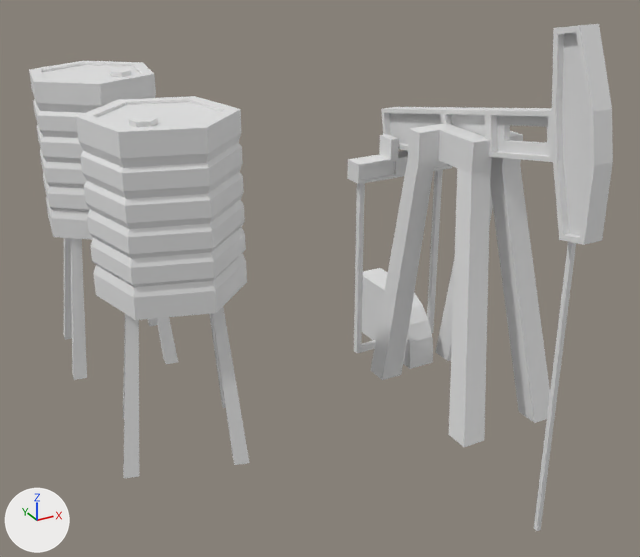
Renders of the Blender file Assets/Resources/Models/Towers/oil_tower.blend from each side of a commit.
Both versions are drawn from a camera (50 mm lens) standing at (-1.125, -1.393, 1.058) and looking at (-0.278, 0.147, 0.288). Lighting does not change. The marker at lower left points along +X, +Y and +Z. The older version comes first.
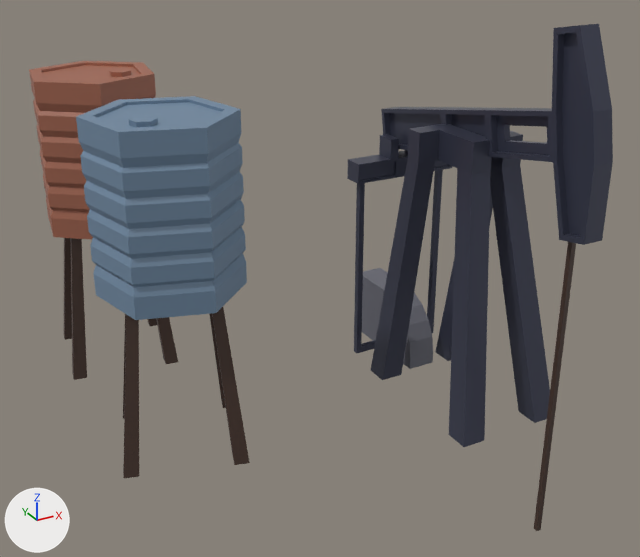
Commit message: finished oil tower

What differs and where, as boxes (x1, y1, x2, y2) in the pictures (640 x 557 px):
'Plane', recoloured (darker): (371, 124, 550, 447) in both
'Cube.001', recoloured (darker): (381, 24, 613, 245) in both
'Cube.002', recoloured (darker): (347, 134, 452, 353) in both
'Cube.003', recoloured (white to grey): (362, 268, 433, 369) in both
'Cube.004', recoloured (white to brown): (534, 242, 576, 531) in both
part 1 of me_cube, recoloured (darker): (64, 238, 178, 380) in both
part 2 of me_cube, recoloured (white to brown): (29, 61, 156, 240) in both
part 3 of me_cube_009, recoloured (white to brown): (123, 307, 250, 478) in both
part 4 of me_cube_009, recoloured (white to blue): (76, 96, 247, 320) in both

Diff of the bpy script that builds the scene:
```diff
--- a/Assets/Resources/Models/Towers/oil_tower.blend.py
+++ b/Assets/Resources/Models/Towers/oil_tower.blend.py
@@ mat_material_005 @@
+mat_material_005 = principled_material('Material.005')
+mat_material_005.base_color = (0.162, 0.25, 0.358)  # blue #7089a1
@@ mat_material_003 @@
+mat_material_003 = principled_material('Material.003')
+mat_material_003.base_color = (0.063, 0.0335, 0.0237)  # brown #47332b
@@ mat_material_002 @@
+mat_material_002 = principled_material('Material.002')
+mat_material_002.base_color = (0.147, 0.149, 0.181)  # grey #6b6c76
+mat_material_002.roughness = 0.722
@@ mat_material_001 @@
+mat_material_001 = principled_material('Material.001')
+mat_material_001.base_color = (0.0657, 0.0711, 0.111)  # greyish blue #484b5e
+mat_material_001.metallic = 0.437
+mat_material_001.roughness = 0.325
@@ mat_material_004 @@
+mat_material_004 = principled_material('Material.004')
+mat_material_004.base_color = (0.358, 0.128, 0.0774)  # brown #a1644f
@@ me_cube @@
 me_cube.from_pydata(...)  # 158 vertices, 146 faces; spans x -0.89..0.89, y -1.02..1.02, z 0.0..4.86
 # used by ob_cube; location = (-0.614, 0.585, 0.0); rotation_euler = (0.0, 0.0, 2.99), in degrees (0, 0, 171); scale = (0.143, 0.143, 0.143)
+# me_cube part 1: all 20 faces centred in x -0.76..0.76, y -0.76..0.76, z 0.0..1.34 switch from mat_material (white #e7e7e7) to mat_material_003 (brown #47332b)
+# me_cube part 2: 122 of the faces centred in x -0.89..0.89, y -0.77..0.77, z 2.39..4.86 switch from mat_material (white #e7e7e7) to mat_material_004 (brown #a1644f)
@@ me_plane @@
 me_plane.from_pydata(...)  # 64 vertices, 60 faces; spans x -0.65..0.67, y -1.0..1.0, z 0.0..3.33
+me_plane.materials.append(mat_material_001)  # greyish blue #484b5e
@@ me_cube_004 @@
 me_cube_004.from_pydata(...)  # 116 vertices, 116 faces; spans x -0.021..0.021, y -0.35..0.311, z -0.152..0.22
+me_cube_004.materials.append(mat_material_001)  # greyish blue #484b5e
@@ me_cube_005 @@
 me_cube_005.from_pydata(...)  # 136 vertices, 134 faces; spans x -2.86..2.86, y -0.53..0.53, z -11.36..0.39
+me_cube_005.materials.append(mat_material_001)  # greyish blue #484b5e
@@ me_cube_006 @@
 me_cube_006.from_pydata(...)  # 18 vertices, 11 faces; spans x -0.31..0.31, y -1.3..1.0, z 0.0..1.49
+me_cube_006.materials.append(mat_material_002)  # grey #6b6c76
@@ me_cube_007 @@
 me_cube_007.from_pydata(...)  # 8 vertices, 6 faces; spans x -0.008..0.008, y -0.008..0.008, z -1.0..0.002
+me_cube_007.materials.append(mat_material_003)  # brown #47332b
@@ me_cube_009 @@
 me_cube_009.from_pydata(...)  # 158 vertices, 146 faces; spans x -0.89..0.89, y -1.02..1.02, z 0.0..4.86
 # used by ob_cube_005; location = (-0.614, 0.135, 0.0); rotation_euler = (0.0, 0.0, 1.273), in degrees (0, 0, 73); scale = (0.143, 0.143, 0.143)
+# me_cube_009 part 3: all 20 faces centred in x -0.76..0.76, y -0.76..0.76, z 0.0..1.34 switch from mat_material (white #e7e7e7) to mat_material_003 (brown #47332b)
+# me_cube_009 part 4: 122 of the faces centred in x -0.89..0.89, y -0.77..0.77, z 2.39..4.86 switch from mat_material (white #e7e7e7) to mat_material_005 (blue #7089a1)
```
